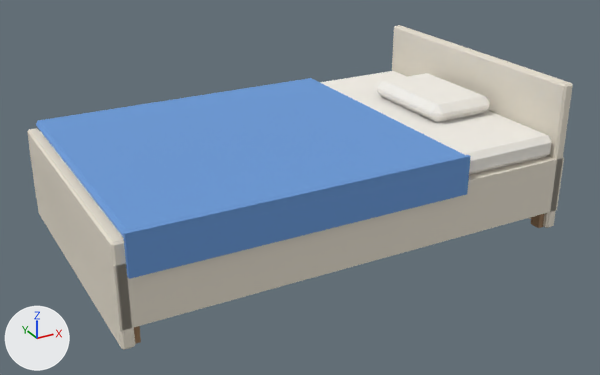
The FBX model unity/Assets/Art/furniture/bed_kid.fbx as it was, and as the next commit left it.
One viewpoint serves both versions: a 50 mm camera at (-1.94, -3.62, 1.99) aimed at (-0.01, -0.1, 0.24). The lights are fixed; the arrows at lower left show +X, +Y and +Z. The first picture is the older version. Where no turn or scale is listed for an object, it has been applied to the vertices.

The first picture shows 'bed_kid', 'blanket', 'pillow'.
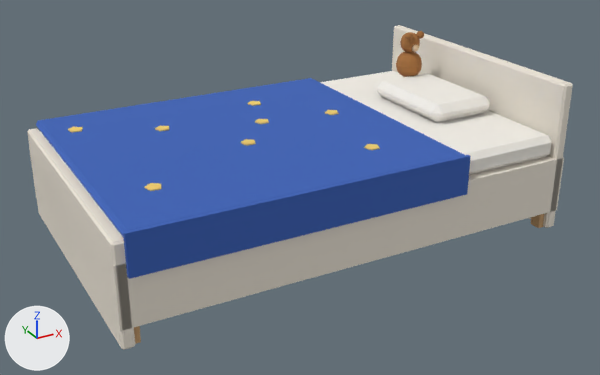
What differs and where, as boxes [x1, y1, x2, y2] in the pictures (600 x 375 px):
'teddy', added
    after: [396, 31, 424, 77]
    faces in mat_ca8703a (brown #a8703a): [396, 31, 424, 77]
part 1 of me_blanket, added
    after: [144, 183, 161, 191]
part 2 of me_blanket, added
    after: [155, 125, 169, 131]
part 3 of me_blanket, added
    after: [240, 139, 256, 146]
part 4 of me_blanket, added
    after: [247, 101, 261, 106]
part 5 of me_blanket, added
    after: [364, 144, 380, 150]
part 6 of me_blanket, added
    after: [68, 127, 82, 132]
part 7 of me_blanket, added
    after: [255, 119, 269, 124]
part 8 of me_blanket, added
    after: [325, 110, 339, 115]
part 9 of me_blanket, recoloured (darker)
    both: [36, 78, 471, 279]

Edits to the bpy script that builds the scene:
```text
Add mat_c3a62b8:
    mat_c3a62b8 = principled_material('c3a62b8')
    mat_c3a62b8.base_color = (0.0423, 0.122, 0.479)  # blue #3a62b8
    mat_c3a62b8.roughness = 0.95
Add mat_cf2d06a:
    mat_cf2d06a = principled_material('cf2d06a')
    mat_cf2d06a.base_color = (0.888, 0.631, 0.144)  # yellow #f2d06a
    mat_cf2d06a.roughness = 0.6
Add mat_ca8703a:
    mat_ca8703a = principled_material('ca8703a')
    mat_ca8703a.base_color = (0.392, 0.162, 0.0423)  # brown #a8703a
    mat_ca8703a.roughness = 0.9
Add mat_ce8c8a0:
    mat_ce8c8a0 = principled_material('ce8c8a0')
    mat_ce8c8a0.base_color = (0.807, 0.578, 0.352)  # beige #e8c8a0
    mat_ce8c8a0.roughness = 0.75
Change me_blanket:
    used by ob_blanket; location = (-0.3, 0.0, 0.52)
    remove me_blanket.from_pydata(...)  # 32 vertices, 32 faces; spans x -0.85..0.85, y -0.77..0.76, z -0.18..0.02
    add me_blanket.from_pydata(...)  # 112 vertices, 88 faces; spans x -0.85..0.85, y -0.77..0.76, z -0.18..0.03
    me_blanket part 1: a new loose piece, a 5-sided cylinder along z spanning x -0.638..-0.562, y -0.4324..-0.36, z 0.02..0.026, in mat_cf2d06a (yellow #f2d06a)
    me_blanket part 2: a new loose piece, a 5-sided cylinder along z spanning x -0.338..-0.262, y 0.2676..0.34, z 0.02..0.026, in mat_cf2d06a (yellow #f2d06a)
    me_blanket part 3: a new loose piece, a 5-sided cylinder along z spanning x -0.038..0.038, y -0.1324..-0.06, z 0.02..0.026, in mat_cf2d06a (yellow #f2d06a)
    me_blanket part 4: a new loose piece, a 5-sided cylinder along z spanning x 0.262..0.338, y 0.4176..0.49, z 0.02..0.026, in mat_cf2d06a (yellow #f2d06a)
    me_blanket part 5: a new loose piece, a 5-sided cylinder along z spanning x 0.462..0.538, y -0.4824..-0.41, z 0.02..0.026, in mat_cf2d06a (yellow #f2d06a)
    me_blanket part 6: a new loose piece, a 5-sided cylinder along z spanning x -0.738..-0.662, y 0.4676..0.54, z 0.02..0.026, in mat_cf2d06a (yellow #f2d06a)
    me_blanket part 7: a new loose piece, a 5-sided cylinder along z spanning x 0.162..0.238, y 0.1176..0.19, z 0.02..0.026, in mat_cf2d06a (yellow #f2d06a)
    me_blanket part 8: a new loose piece, a 5-sided cylinder along z spanning x 0.562..0.638, y 0.0676..0.14, z 0.02..0.026, in mat_cf2d06a (yellow #f2d06a)
    me_blanket part 9: 32 faces spanning x -0.85..0.85, y -0.77..0.76, z -0.18..0.02 switch from mat_c6a9ad8 (blue #6a9ad8) to mat_c3a62b8 (blue #3a62b8)
    add me_blanket.materials.append(mat_cf2d06a)  # yellow #f2d06a
Add me_teddy:
    me_teddy.from_pydata(...)  # a UV sphere (10 segments, 8 rings, poles along z) spanning x -0.076..0.076, y -0.08..0.08, z -0.08..0.08, material slot 0; a UV sphere (10 segments, 8 rings, poles along z) spanning x -0.057..0.057, y -0.06..0.06, z 0.07..0.19, material slot 0; a UV sphere (6 segments, 4 rings, poles along z) spanning x -0.061..-0.019, y -0.064..-0.016, z 0.156..0.204, material slot 0; a UV sphere (6 segments, 4 rings, poles along z) spanning x 0.019..0.061, y -0.064..-0.016, z 0.156..0.204, material slot 0; a UV sphere (6 segments, 4 rings, poles along z) spanning x -0.021..0.021, y -0.074..-0.026, z 0.086..0.134, material slot 1
    me_teddy.materials.append(mat_ca8703a)  # brown #a8703a
    me_teddy.materials.append(mat_ce8c8a0)  # beige #e8c8a0
Add ob_teddy:
    ob_teddy = bpy.data.objects.new('teddy', me_teddy)
    ob_teddy.location = (0.95, 0.3, 0.68)
```
